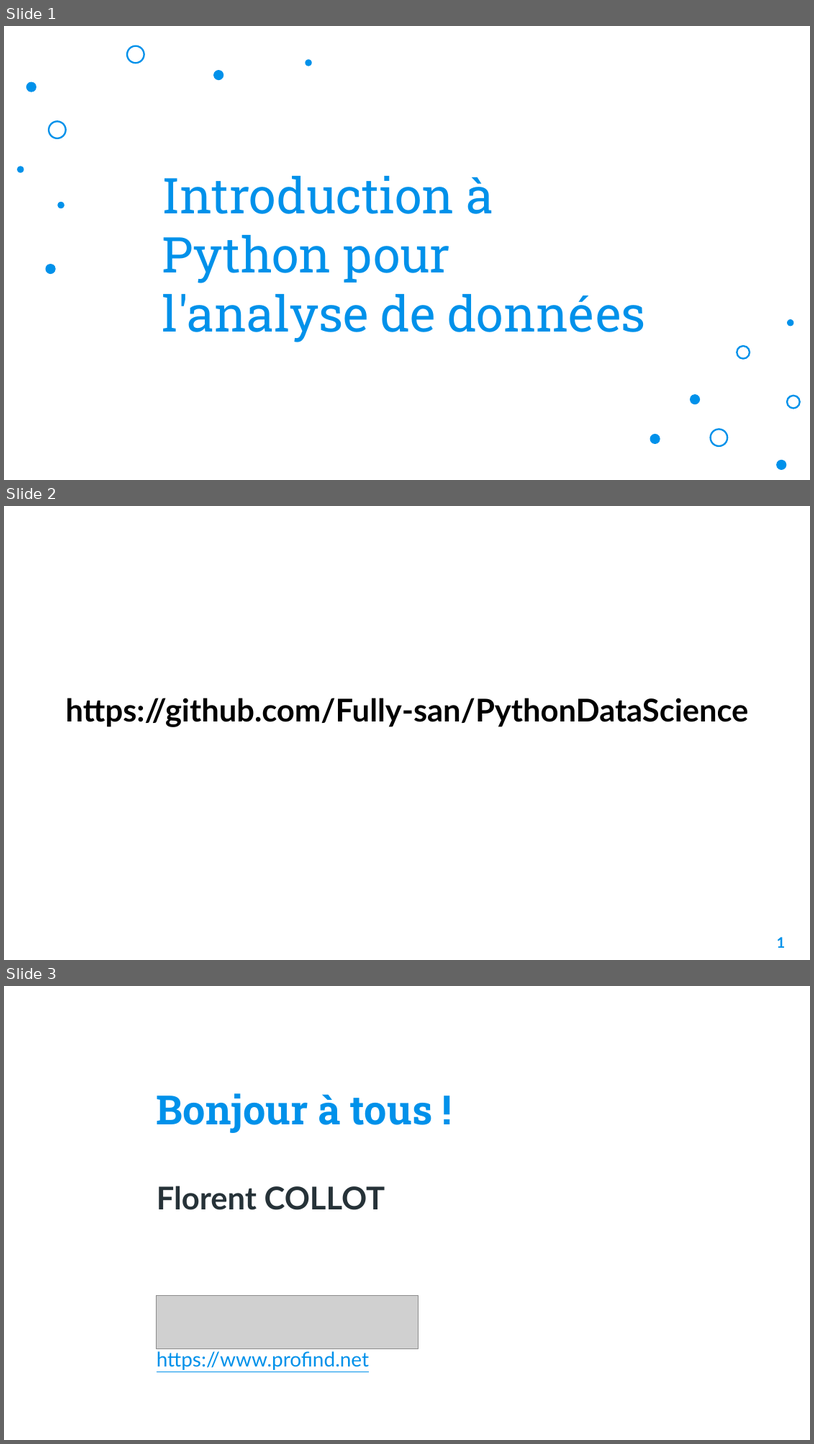
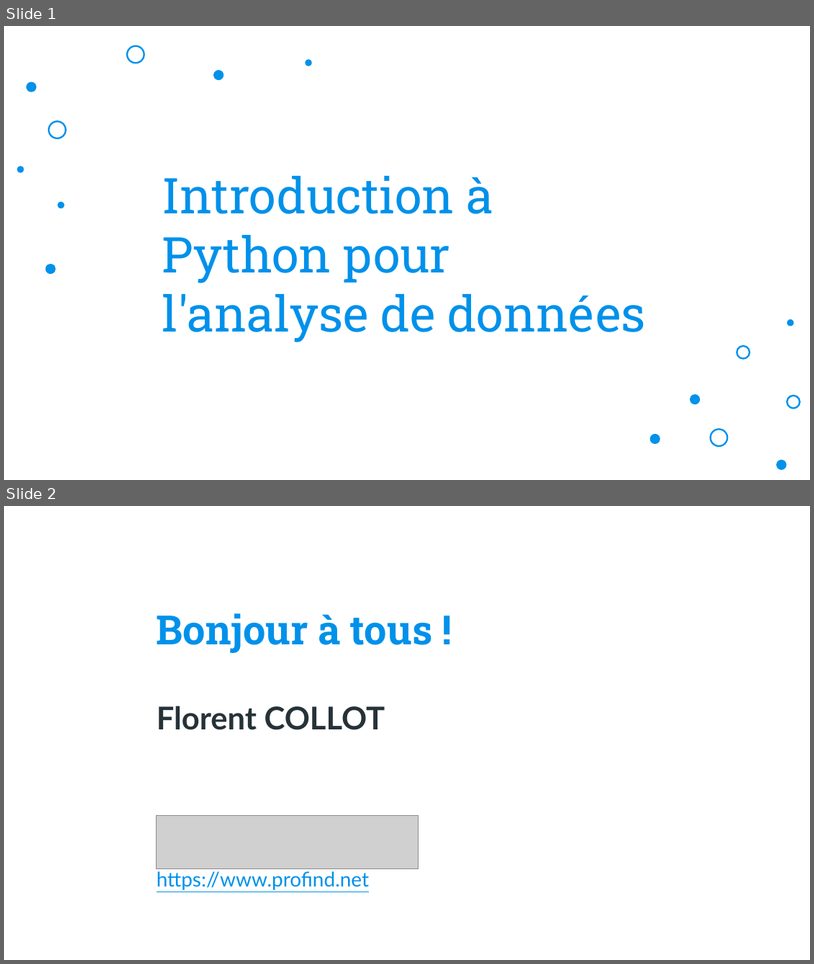
Before and after one commit to Fully-san/PythonDataScience, a slide deck: Supports/Python pour la data science.pptx. Shown one above the other, each under a label of ours: slides 1, 2 and 3 before the commit, slides 1 and 2 after it. The pictures are 814x1444 and 814x964 pixels, drawn with LibreOffice and Linux fonts; fonts in the diff are those of the drawing; grey boxes stand for pictures; background and template pictures are left out. Boxes give left, top, right and bottom in pixels: in the first picture for what was removed or moved away, otherwise in the second. Text is boxed around its words. In the diff, an @@ line names an element or a change of style, - is before the commit and + after.

```diff
--- a/Supports/Python pour la data science.pptx
+++ b/Supports/Python pour la data science.pptx
@@ slide 2 removed at [4, 506, 810, 960], background picture (left out) @@
@@ text removed at [66, 698, 749, 727] @@
-https://github.com/Fully-san/PythonDataScience
@@ page number removed at [777, 937, 786, 947] @@
-1
@@ what was slide 3 is now slide 2 @@
```
Also in this commit, not shown: 6 slides changed, 3 slides added, 1 other file.
